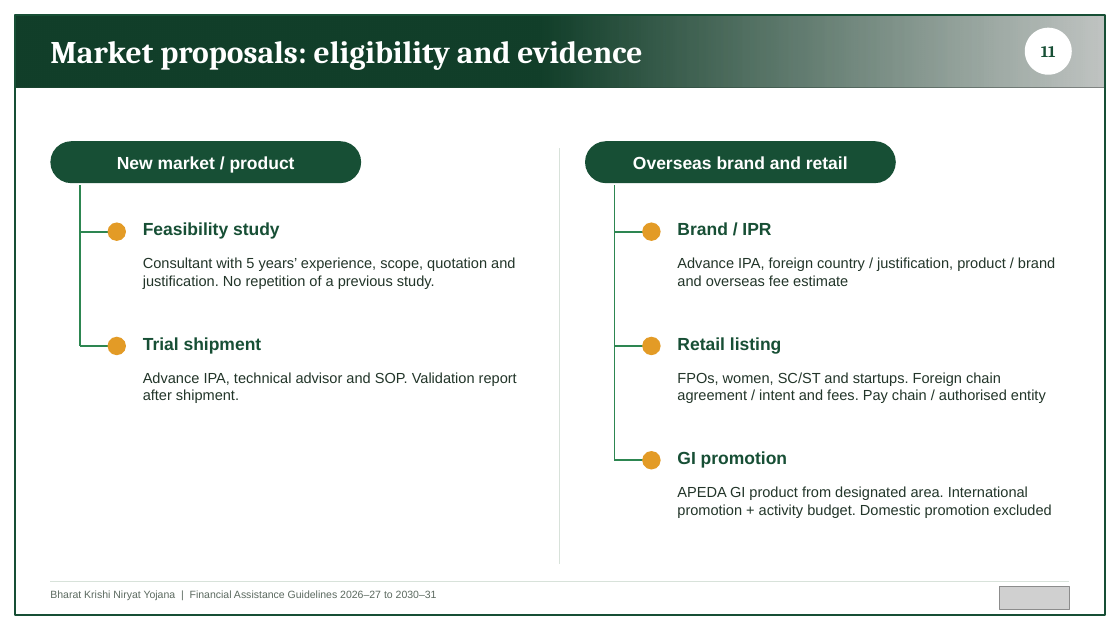
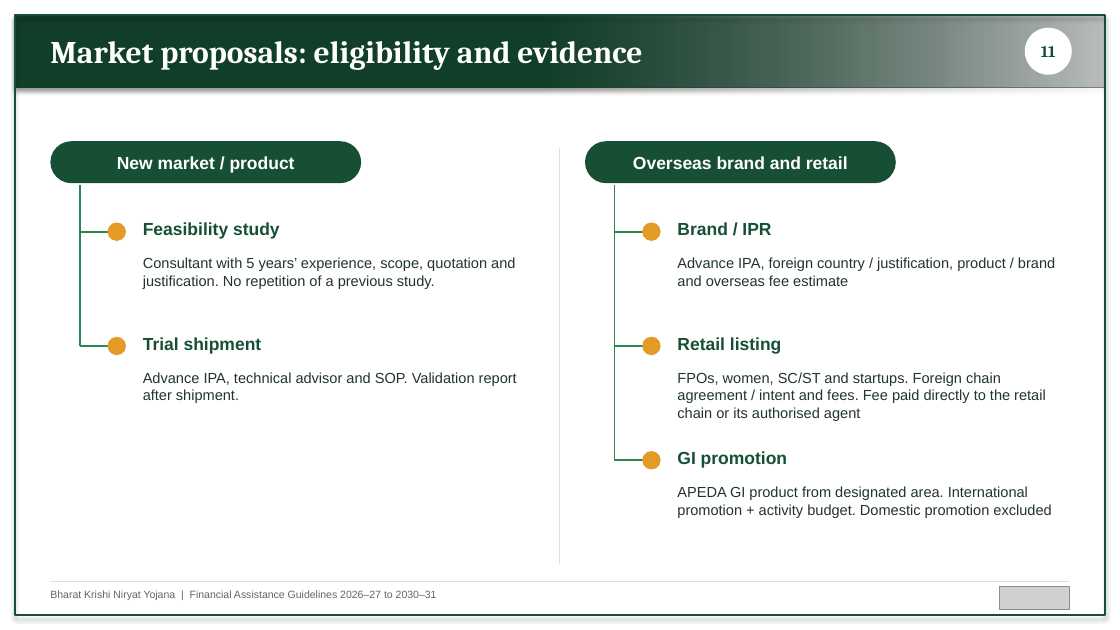
Before and after one commit to BantheFox012/FM, a slide deck: slide 11 of APEDA_BKNY.pptx. Drawn at 1120x630 pixels with LibreOffice and Linux fonts; fonts in the diff are those of the drawing; grey boxes stand for pictures. Boxes give left, top, right and bottom in pixels: in the first picture for what was removed or moved away, otherwise in the second. Text is boxed around its words. In the diff, an @@ line names an element or a change of style, - is before the commit and + after.

```diff
--- a/APEDA_BKNY.pptx
+++ b/APEDA_BKNY.pptx
@@ rectangle at [15, 15, 1105, 87]: shadow on @@
@@ rectangle at [15, 15, 1105, 615]: shadow on @@
@@ text at [677, 372, 1046, 421]: text changed @@
-FPOs, women, SC/ST and startups. Foreign chain agreement / intent and fees. Pay chain / authorised entity
+FPOs, women, SC/ST and startups. Foreign chain agreement / intent and fees. Fee paid directly to the retail chain or its authorised agent
```
Also in this commit, not shown: 12 other slides changed, 1 slide added.
